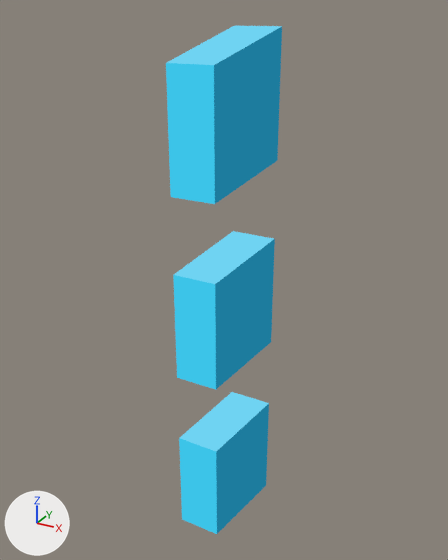
The glTF model Assets/TD2/Screen3D/Kit07/celadon3d/Link_DashV.gltf: old version first, new version second.
The view is the same before and after, from a 50 mm lens placed at (0.531, -0.691, 1.03), pointed at (0.053, 0.178, 0.595). Lighting does not change. The marker at lower left points along +X, +Y and +Z. The picture after the commit comes second.

In view in the first picture: 'Link_DashV_baked'.
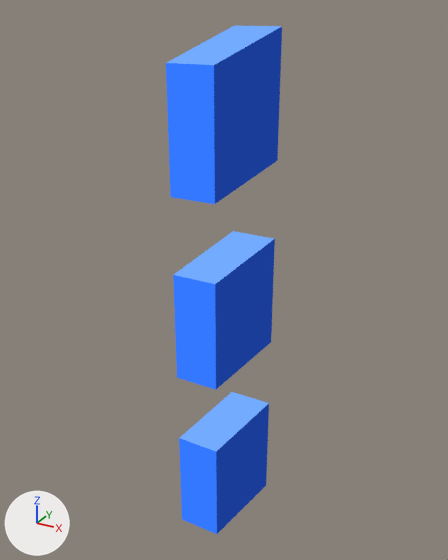
What differs and where, as boxes (x1, y1, x2, y2) in the pictures (448 x 560 px):
'Link_DashV_baked', recoloured (cyan to blue)
    both: (166, 26, 282, 534)

The change, as a diff of the scene's bpy script:
```diff
--- a/Assets/TD2/Screen3D/Kit07/celadon3d/Link_DashV.gltf.py
+++ b/Assets/TD2/Screen3D/Kit07/celadon3d/Link_DashV.gltf.py
@@ mat_k07_celadon_link @@
 n0 = _N.new('ShaderNodeEmission'); n0.name = 'Emission'
-n0.inputs[0].default_value = (0.0452, 0.552, 0.807, 1.0)  # 'Color', cyan #3cc4e8
+n0.inputs[0].default_value = (0.0331, 0.187, 1.0, 1.0)  # 'Color', blue #3378ff
 n1 = _N.new('ShaderNodeLightPath'); n1.name = 'Light Path'
@@ mat_k07_celadon_link_shadow @@
 n0 = _N.new('ShaderNodeEmission'); n0.name = 'Emission'
-n0.inputs[0].default_value = (0.0123, 0.202, 0.342, 1.0)  # 'Color', cyan #1d7c9e
+n0.inputs[0].default_value = (0.01, 0.047, 0.319, 1.0)  # 'Color', blue #193d99
 n1 = _N.new('ShaderNodeLightPath'); n1.name = 'Light Path'
@@ mat_k07_celadon_link_light @@
 n0 = _N.new('ShaderNodeEmission'); n0.name = 'Emission'
-n0.inputs[0].default_value = (0.159, 0.651, 0.888, 1.0)  # 'Color', cyan #6fd3f2
+n0.inputs[0].default_value = (0.171, 0.406, 1.0, 1.0)  # 'Color', blue #73abff
 n1 = _N.new('ShaderNodeLightPath'); n1.name = 'Light Path'
```
